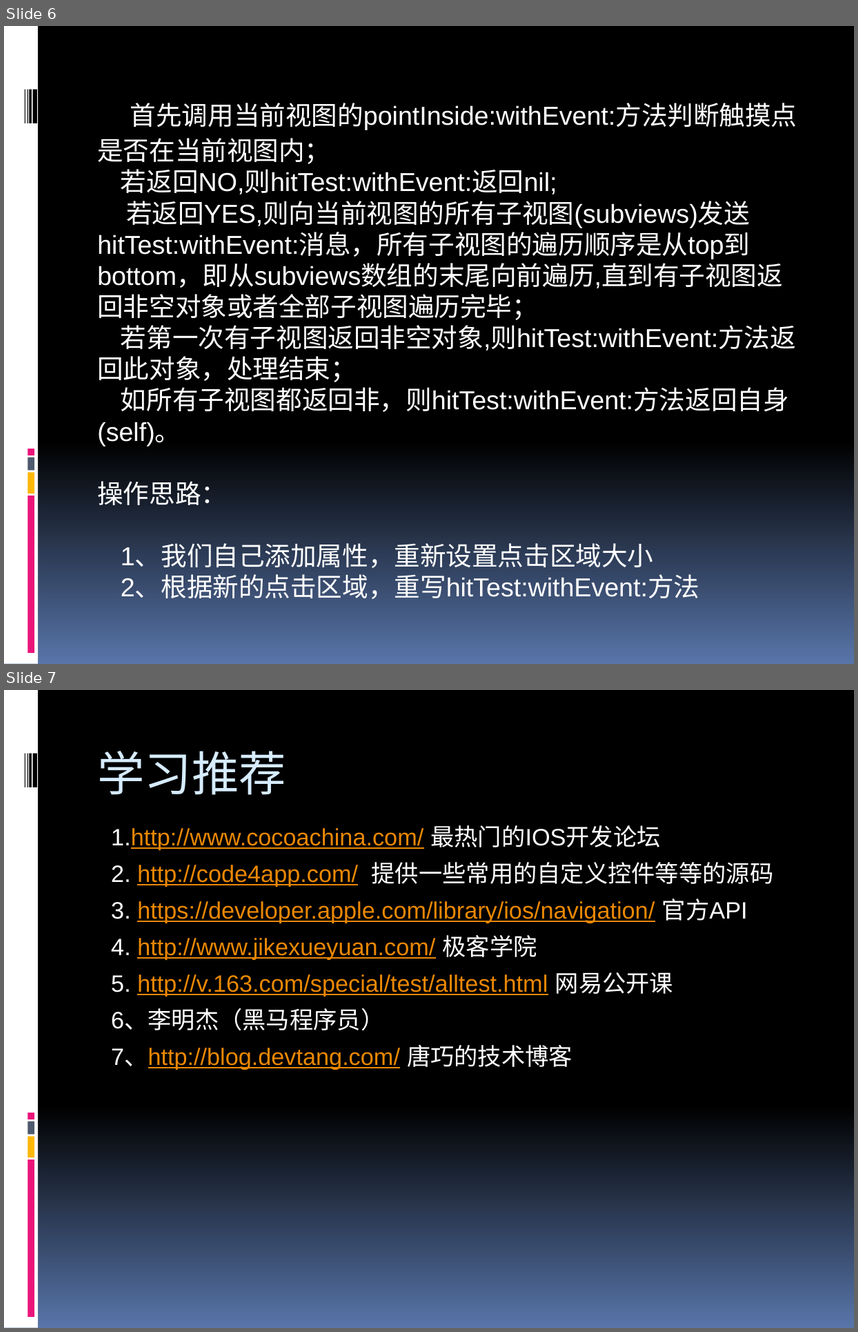
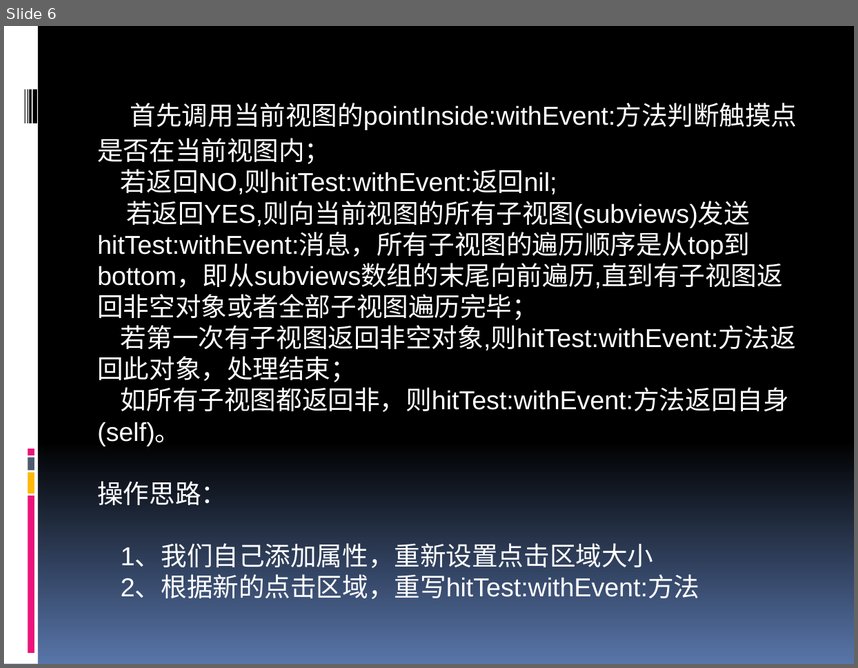
Before and after one commit to Peterfelee/runtime_lgf, a slide deck: IOS之runtime的实践.pptx. Shown one above the other, each under a label of ours: slides 6 and 7 before the commit, slide 6 after it. The pictures are 858x1332 and 858x668 pixels, drawn with LibreOffice and Linux fonts; fonts in the diff are those of the drawing. Boxes give left, top, right and bottom in pixels: in the first picture for what was removed or moved away, otherwise in the second. Text is boxed around its words. In the diff, an @@ line names an element or a change of style, - is before the commit and + after.

```diff
--- a/IOS之runtime的实践.pptx
+++ b/IOS之runtime的实践.pptx
@@ slide 7 removed at (4, 690, 854, 1328), background gradient #000000 to #5875A9; not listed: 9 template elements that a slide beside it also shows @@
@@ title removed at (98, 751, 287, 795) @@
-学习推荐
@@ text removed at (111, 825, 774, 1069) @@
-1.http://www.cocoachina.com/ 最热门的IOS开发论坛
-2. http://code4app.com/ 提供一些常用的自定义控件等等的源码
-3. https://developer.apple.com/library/ios/navigation/ 官方API
-4. http://www.jikexueyuan.com/ 极客学院
-5. http://v.163.com/special/test/alltest.html 网易公开课
-6、李明杰（黑马程序员）
-7、http://blog.devtang.com/ 唐巧的技术博客
```
Also in this commit, not shown: 2 slides changed, 20 other files.
